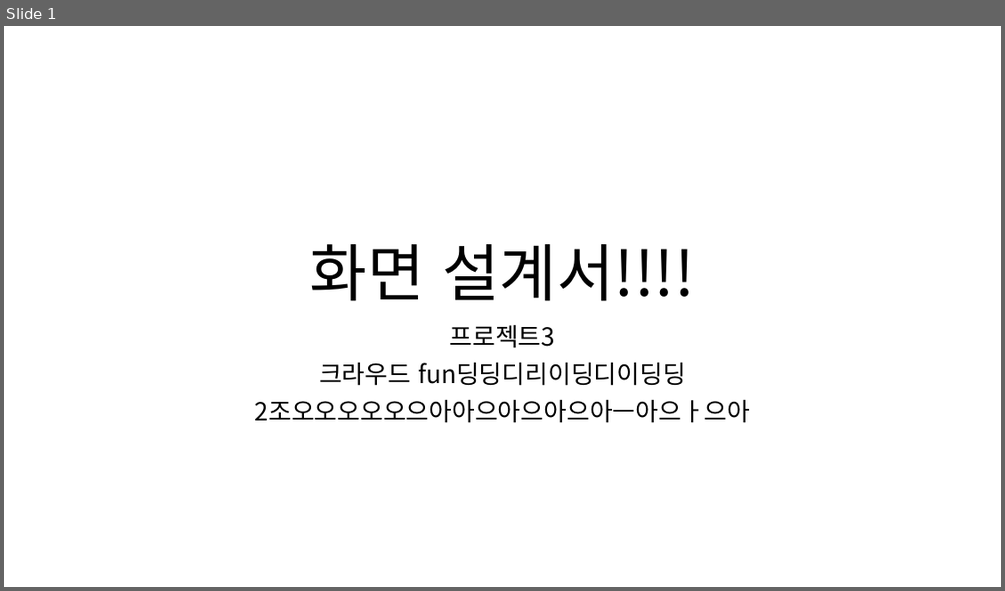
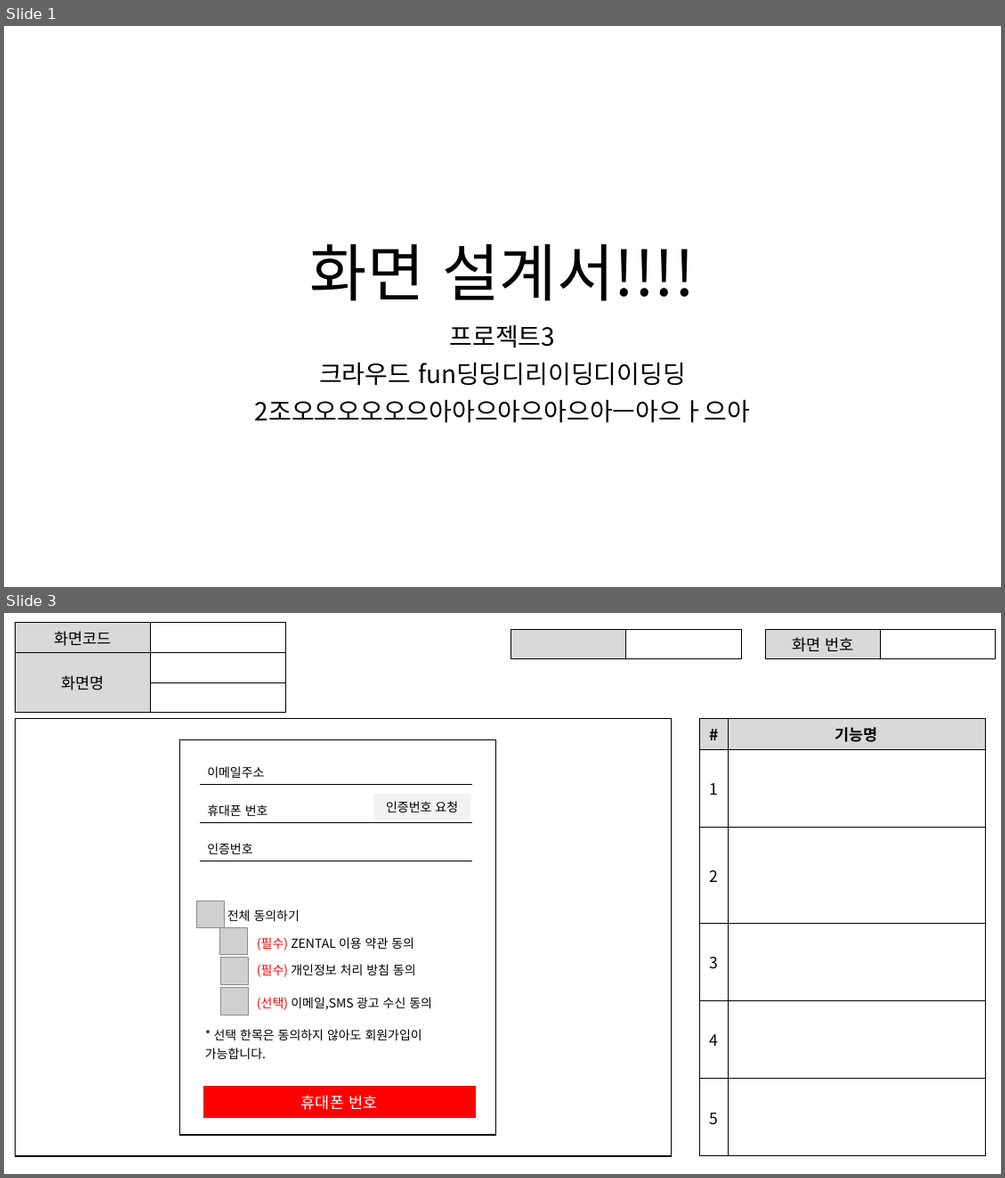
Before and after one commit to ezenteam2/RentalEquip, a slide deck: 0 발표용 파워포인트/project04 - 파워포인트 종합 - 서희.pptx. Shown one above the other, each under a label of ours: slide 1 before the commit, slides 1 and 3 after it; the slides between them are not shown. The pictures are 1005x591 and 1005x1178 pixels, drawn with LibreOffice and Linux fonts; fonts in the diff are those of the drawing; grey boxes stand for pictures. Boxes give left, top, right and bottom in pixels: in the first picture for what was removed or moved away, otherwise in the second. Text is boxed around its words. In the diff, an @@ line names an element or a change of style, - is before the commit and + after.

```diff
--- a/0 발표용 파워포인트/project04 - 파워포인트 종합 - 서희.pptx
+++ b/0 발표용 파워포인트/project04 - 파워포인트 종합 - 서희.pptx
@@ slide 3 added at <box>4,613,1001,1174</box>, background #FFFFFF @@
@@ table added at <box>15,623,285,701</box>, 3 rows, 2 columns @@
+화면코드 | 
+화면명 | 
+ | 
@@ table added at <box>511,629,741,656</box>, 1 rows, 2 columns @@
+ | 
@@ table added at <box>765,629,995,656</box>, 1 rows, 2 columns @@
+화면 번호 | 
@@ rectangle added at <box>15,718,671,1156</box>, fill #FFFFFF, outline #000000 1 pt @@
@@ table added at <box>700,718,985,1156</box>, 6 rows, 2 columns @@
+# | 기능명
+1 | 
+2 | 
+3 | 
+4 | 
+5 | 
@@ rectangle added at <box>179,739,495,1135</box>, fill #FFFFFF, outline #000000 1 pt @@
@@ table added at <box>200,760,472,782</box>, 1 rows, 1 columns @@
+이메일주소
@@ table added at <box>200,797,472,819</box>, 1 rows, 1 columns @@
+휴대폰 번호
@@ table added at <box>373,793,470,816</box>, 1 rows, 1 columns @@
+인증번호 요청
@@ table added at <box>200,835,472,858</box>, 1 rows, 1 columns @@
+인증번호
@@ picture added at <box>197,900,225,929</box> @@
@@ table added at <box>220,902,343,925</box>, 1 rows, 1 columns @@
+전체 동의하기
@@ picture added at <box>220,927,248,955</box> @@
@@ table added at <box>250,930,465,954</box>, 1 rows, 1 columns @@
+(필수) ZENTAL 이용 약관 동의
@@ picture added at <box>221,957,249,985</box> @@
@@ table added at <box>250,957,465,981</box>, 1 rows, 1 columns @@
+(필수) 개인정보 처리 방침 동의
@@ picture added at <box>221,987,249,1014</box> @@
@@ table added at <box>250,989,465,1013</box>, 1 rows, 1 columns @@
+(선택) 이메일,SMS 광고 수신 동의
@@ table added at <box>198,1022,469,1062</box>, 1 rows, 1 columns @@
+* 선택 한목은 동의하지 않아도 회원가입이 가능합니다.
@@ table added at <box>202,1086,475,1119</box>, 1 rows, 1 columns @@
+휴대폰 번호
```
Also in this commit, not shown: 18 other slides added.
